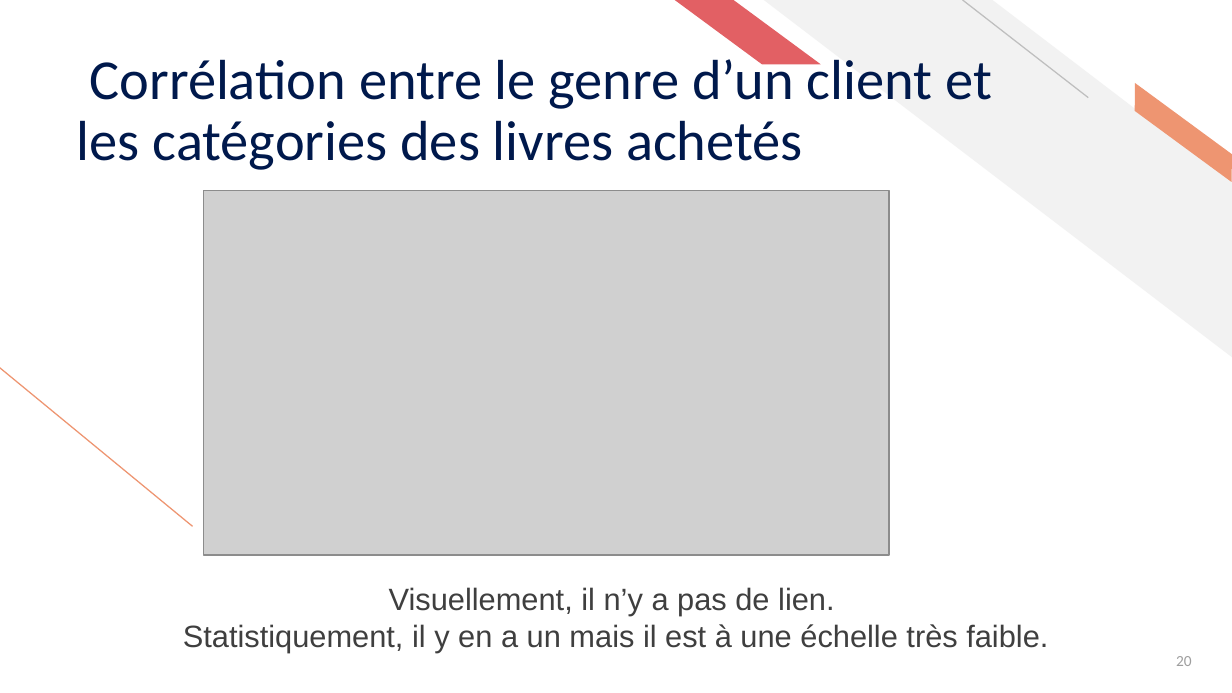
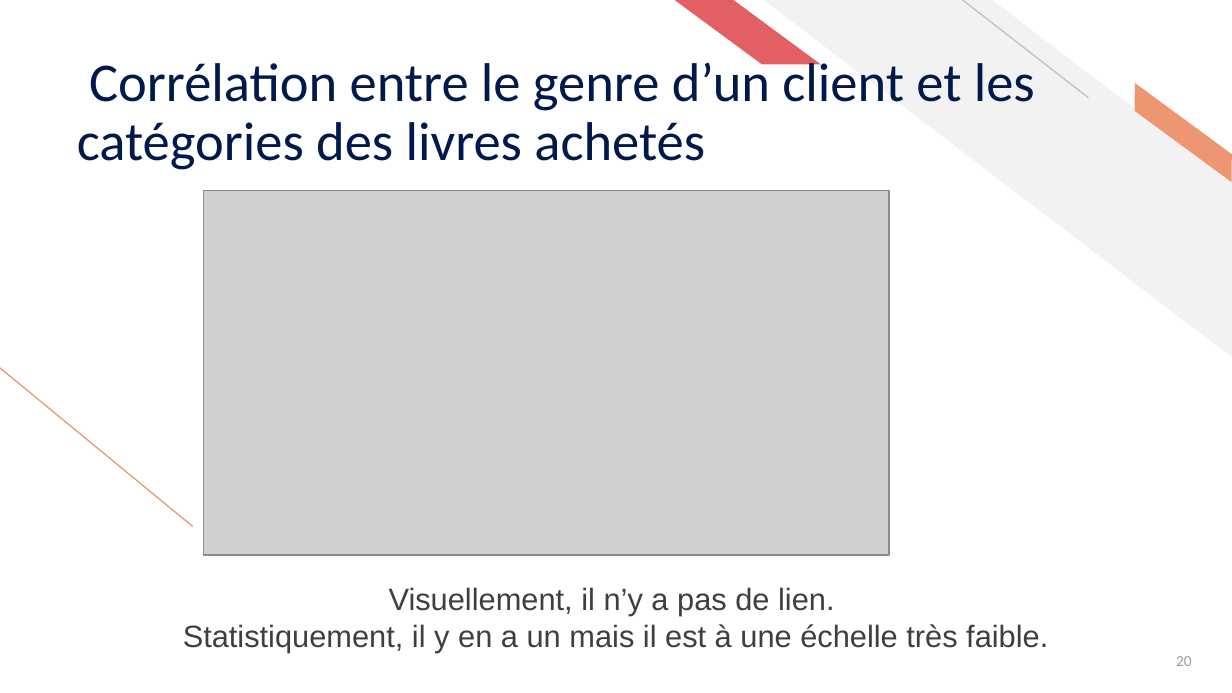
Before and after one commit to ziedbelhocine/Cours-OC, a slide deck: slide 20 of Data_Analyst/Projet_9/Belhocine_Zied_2_support_presentation_042026.pptx. Drawn at 1232x693 pixels with LibreOffice and Linux fonts; fonts in the diff are those of the drawing; grey boxes stand for pictures. Boxes give left, top, right and bottom in pixels: in the first picture for what was removed or moved away, otherwise in the second. Text is boxed around its words. In the diff, an @@ line names an element or a change of style, - is before the commit and + after.

```diff
--- a/Data_Analyst/Projet_9/Belhocine_Zied_2_support_presentation_042026.pptx
+++ b/Data_Analyst/Projet_9/Belhocine_Zied_2_support_presentation_042026.pptx
@@ title "Corrélation entre le genre d’un ..." at (77, 56, 1035, 170): size 33 to 31.9 pt @@
```
Also in this commit, not shown: 20 other slides changed, 1 slide added, 1 slide removed, 2 other files.
